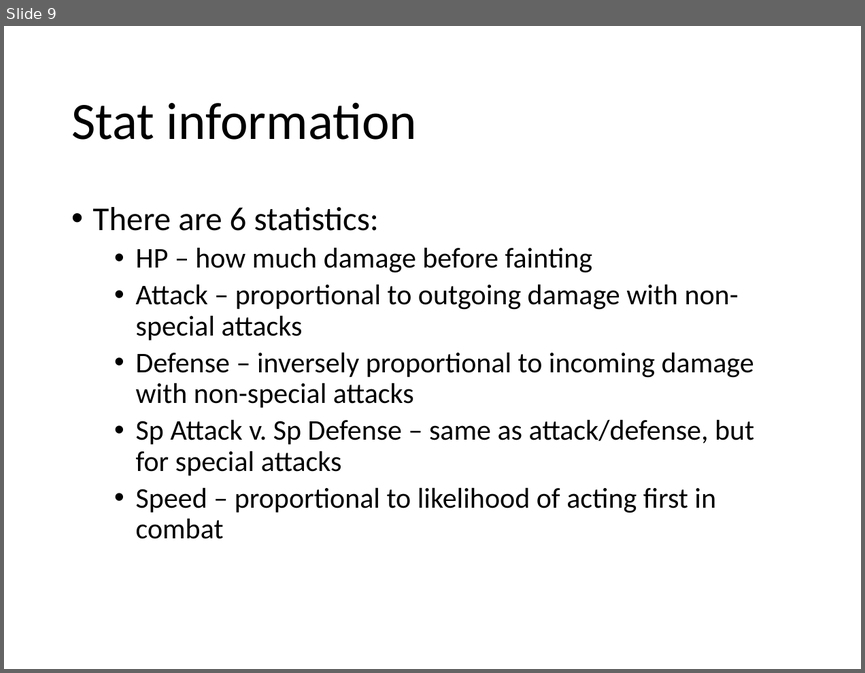
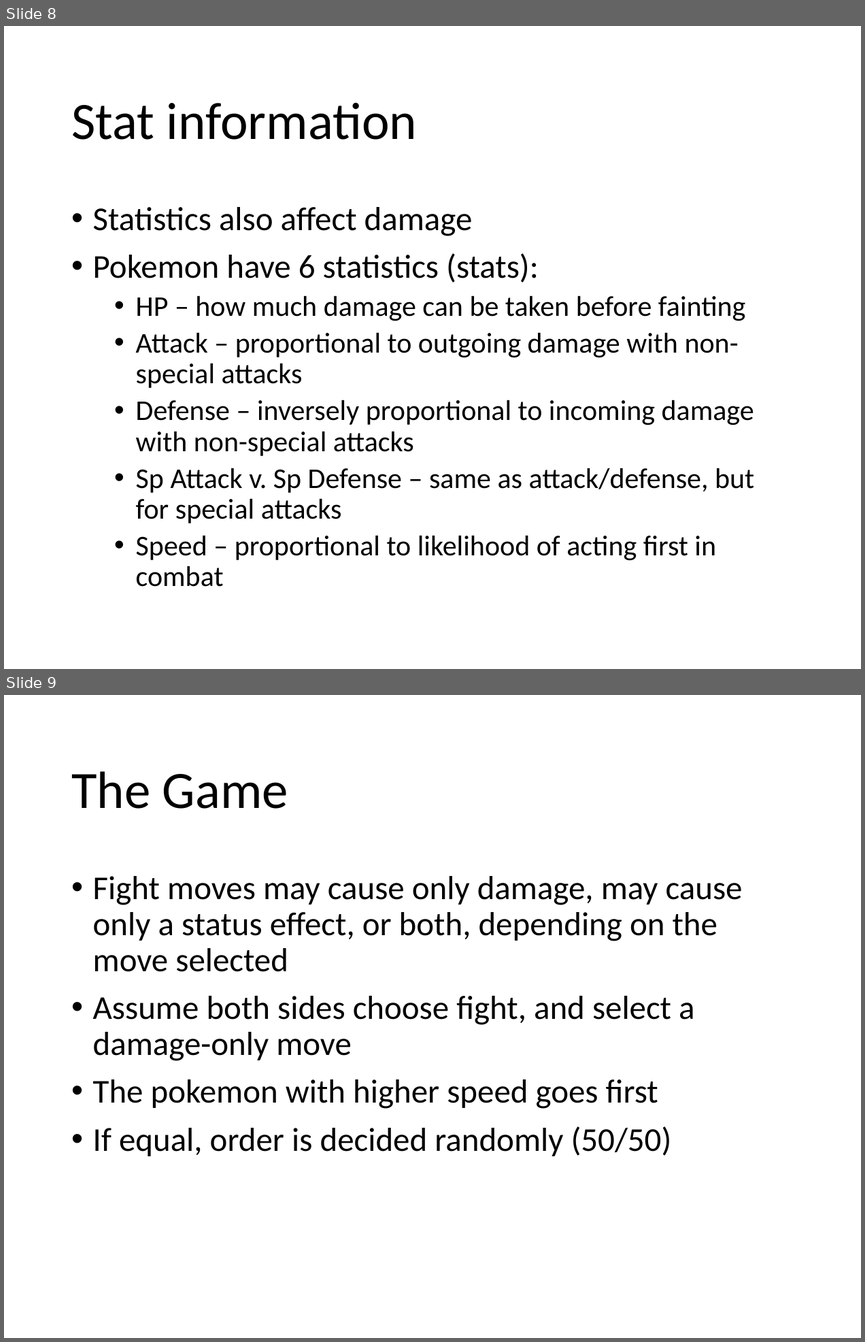
Before and after one commit to wwarriner/pokemon_battles, a slide deck: summary.pptx. Shown one above the other, each under a label of ours: slide 9 before the commit, slides 8 and 9 after it. The pictures are 865x673 and 865x1342 pixels, drawn with LibreOffice and Linux fonts; fonts in the diff are those of the drawing. Boxes give left, top, right and bottom in pixels: in the first picture for what was removed or moved away, otherwise in the second. Text is boxed around its words. In the diff, an @@ line names an element or a change of style, - is before the commit and + after.

```diff
--- a/summary.pptx
+++ b/summary.pptx
@@ slide 9 added at [4, 695, 861, 1338], background #FFFFFF @@
@@ title added at [71, 771, 288, 809], 44 pt, text #000000 @@
+The Game
@@ text added at [93, 876, 742, 1156], 28 pt, text #000000 @@
+• Fight moves may cause only damage, may cause only a status effect, or both, depending on the move selected
+• Assume both sides choose fight, and select a damage-only move
+• The pokemon with higher speed goes first
+• If equal, order is decided randomly (50/50)
@@ what was slide 9 is now slide 8 @@
@@ slide 8 changed as well @@
@@ text at [93, 207, 746, 321]: text changed; size 24 to 28 pt @@
-• There are 6 statistics:
-  • HP – how much damage before fainting
+• Statistics also affect damage
+• Pokemon have 6 statistics (stats):
+  • HP – how much damage can be taken before fainting
```
Also in this commit, not shown: 12 other slides changed, 7 other slides added, 3 slides removed, 9 other files.
